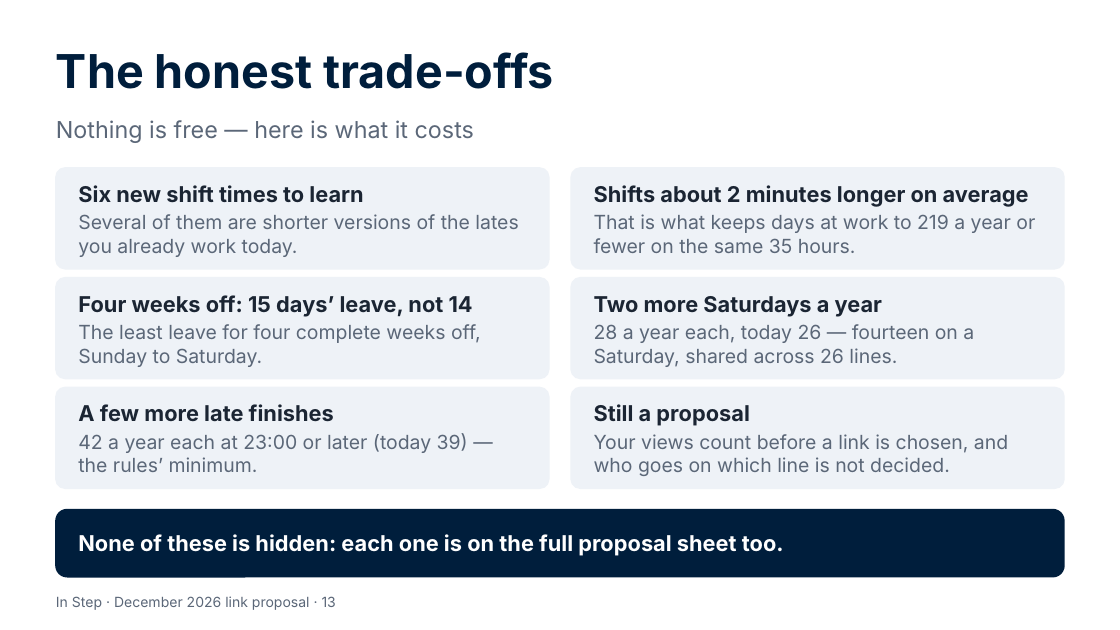
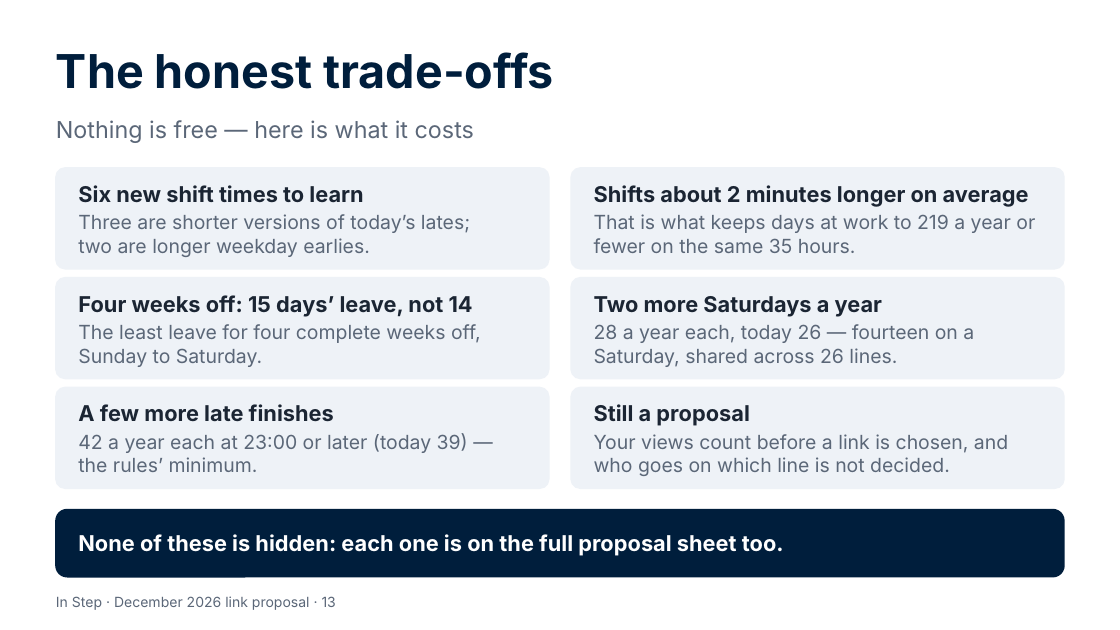
Before and after one commit to Garethdavidmiller/roster-app, a slide deck: slide 13 of docs/links-26/presentations/In-Step-for-colleagues.pptx. Drawn at 1120x630 pixels with LibreOffice and Linux fonts; fonts in the diff are those of the drawing. Boxes give left, top, right and bottom in pixels: in the first picture for what was removed or moved away, otherwise in the second. Text is boxed around its words. In the diff, an @@ line names an element or a change of style, - is before the commit and + after.

```diff
--- a/docs/links-26/presentations/In-Step-for-colleagues.pptx
+++ b/docs/links-26/presentations/In-Step-for-colleagues.pptx
@@ text at (78,214,470,257): text changed @@
-Several of them are shorter versions of the lates you already work today.
+Three are shorter versions of today’s lates; two are longer weekday earlies.
```
Also in this commit, not shown: 2 other slides changed, 7 other files.
